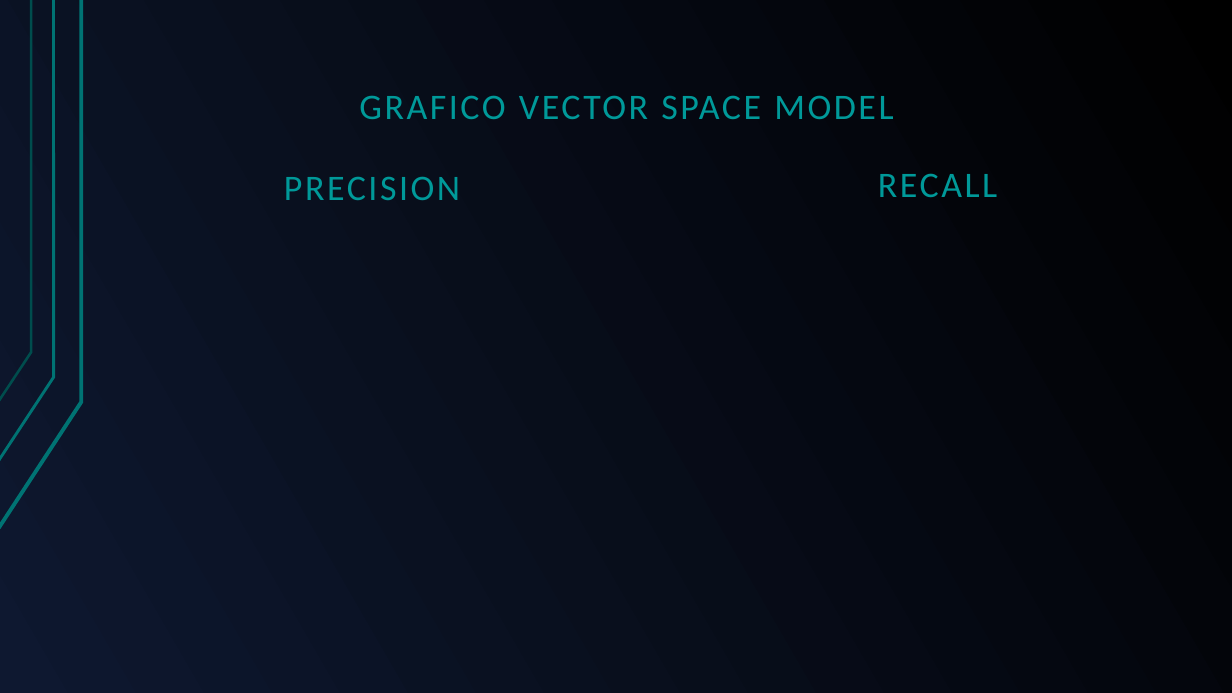
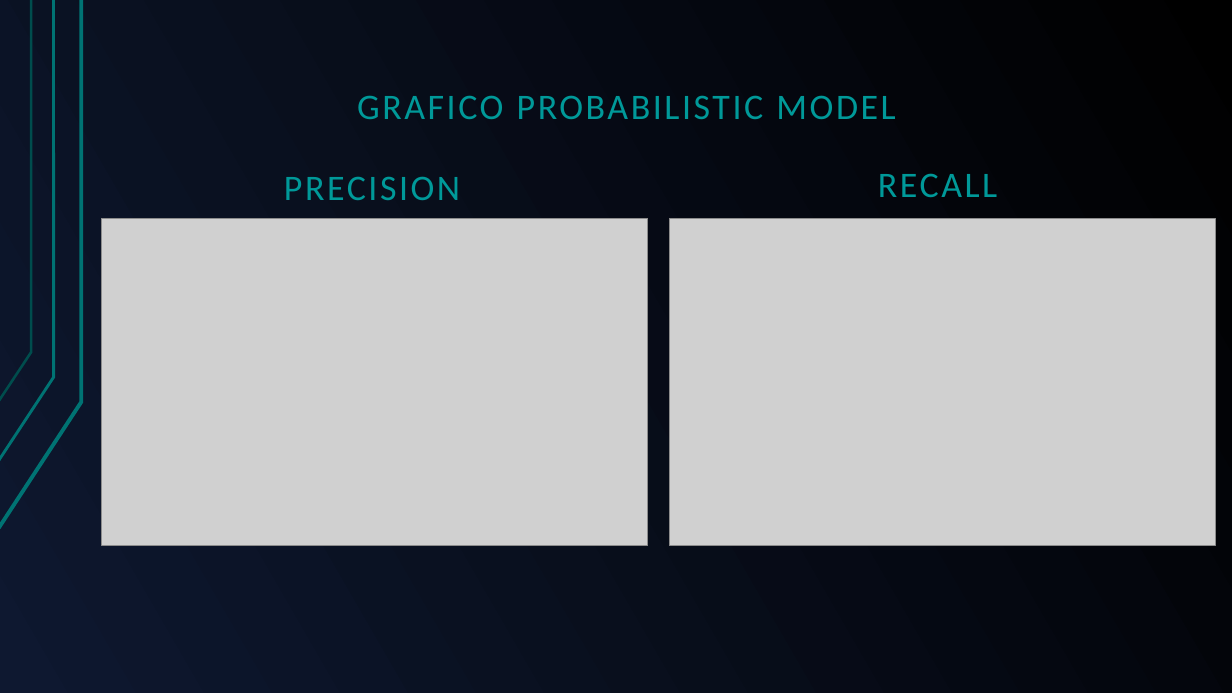
Before and after one commit to GreRagu/ProgettoGavi, a slide deck: slide 17 of Hegregio.odp (slide 19 before the commit). Drawn at 1232x693 pixels with LibreOffice and Linux fonts; fonts in the diff are those of the drawing; grey boxes stand for pictures. Boxes give left, top, right and bottom in pixels: in the first picture for what was removed or moved away, otherwise in the second. Text is boxed around its words. In the diff, an @@ line names an element or a change of style, - is before the commit and + after.

```diff
--- a/Hegregio.odp
+++ b/Hegregio.odp
@@ text at [357, 95, 895, 119]: text changed @@
-GRAFICO VECTOR SPACE MODEL
+GRAFICO PROBABILISTIC MODEL
@@ picture added at [102, 218, 648, 545] @@
@@ picture added at [669, 218, 1215, 545] @@
```
Also in this commit, not shown: 4 other slides changed, 1 slide removed.
